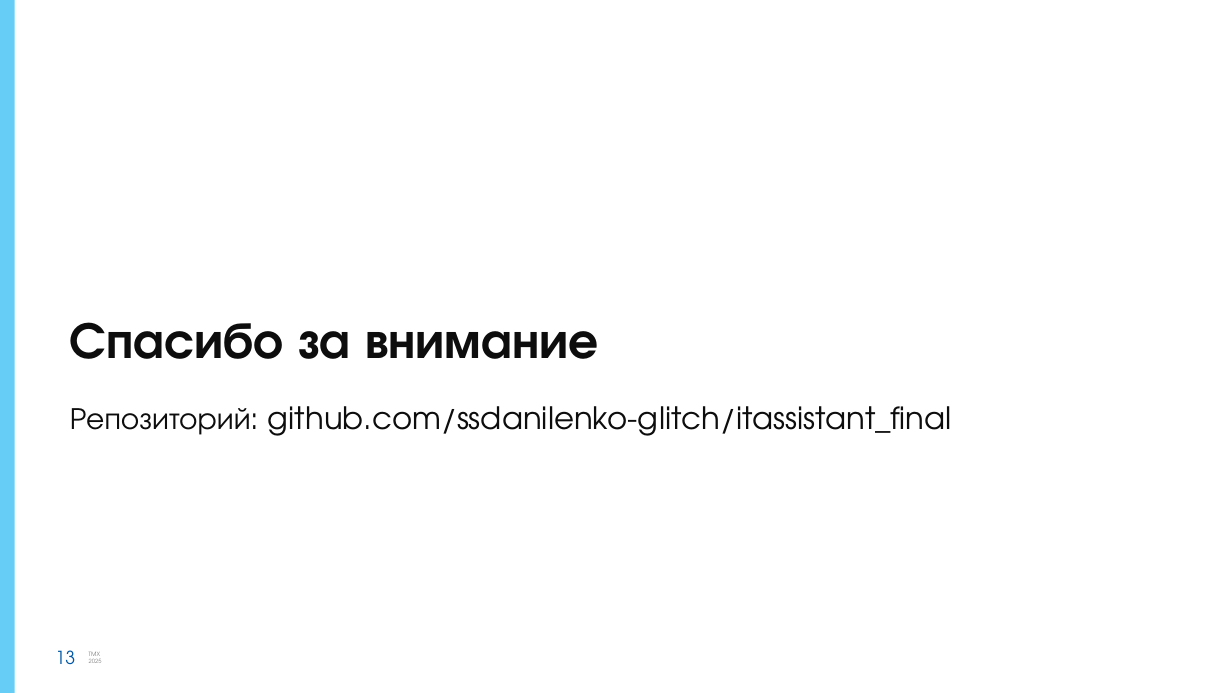
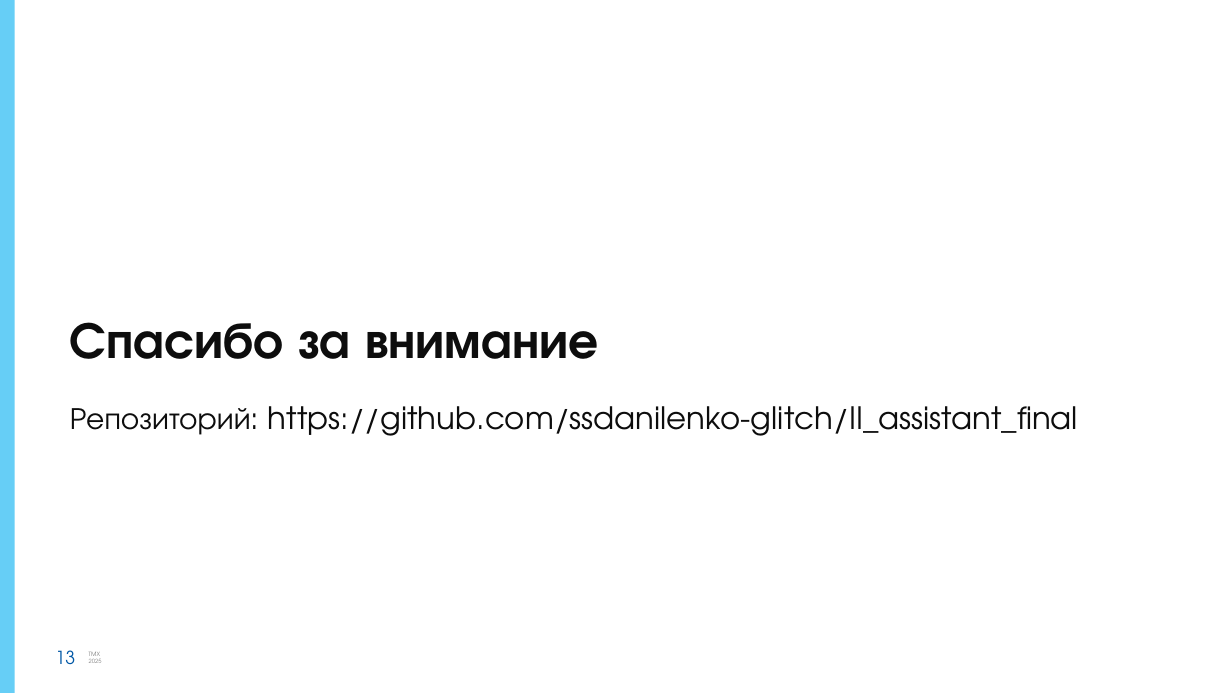
Before and after one commit to ssdanilenko-glitch/II_assistant_final, a slide deck: slide 13 of docs/presentation.pptx. Drawn at 1232x693 pixels with LibreOffice and Linux fonts; fonts in the diff are those of the drawing; background and template pictures are left out. Boxes give left, top, right and bottom in pixels: in the first picture for what was removed or moved away, otherwise in the second. Text is boxed around its words. In the diff, an @@ line names an element or a change of style, - is before the commit and + after.

```diff
--- a/docs/presentation.pptx
+++ b/docs/presentation.pptx
@@ title at (70, 322, 1078, 436): text changed @@
-Спасибо за внимание
-Репозиторий: github.com/ssdanilenko-glitch/itassistant_final
+Спасибо за внимание
+Репозиторий: https://github.com/ssdanilenko-glitch/II_assistant_final
```
Also in this commit, not shown: 1 other file.
